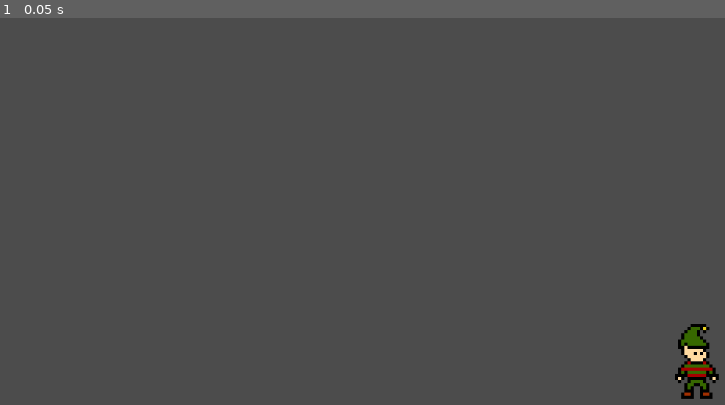
Above: before the commit, frame 1.
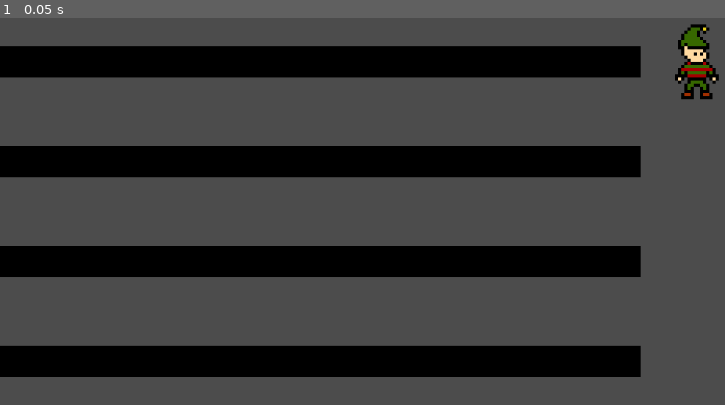
Above: after the commit, the same moment.

Repository: cjrose/Gifter
Game: Godot game, scene res://_scenes/Game.tscn
The game is run twice, just before and just after one commit, with the same random seed, the same clock (stepped at 60 frames per second) and the same inputs.
Inputs:
- Up to frame 1 (0.05 s): no input

The runs differ from the first frame. In frame 1, 30% of the frame differs, in the area x 0-100%, y 1-99%.

Commit message:
add basic table setup and preset player positions

Diff:
--- a/_scenes/Game.tscn
+++ b/_scenes/Game.tscn
@@ -1,14 +1,50 @@
-[gd_scene load_steps=2 format=2]
+[gd_scene load_steps=3 format=2]
 
 [ext_resource path="res://_scenes/Player.tscn" type="PackedScene" id=1]
+[ext_resource path="res://_scenes/Table.tscn" type="PackedScene" id=2]
 
 [node name="Game" type="Node2D"]
 
 [node name="Camera2D" type="Camera2D" parent="."]
+scale = Vector2( 0.25, 0.25 )
 anchor_mode = 0
 current = true
 zoom = Vector2( 0.25, 0.25 )
 process_mode = 0
 
 [node name="Character" parent="." instance=ExtResource( 1 )]
+position = Vector2( 224, 32 )
+
+[node name="Tables" type="Node2D" parent="."]
+editor/display_folded = true
+
+[node name="Table_1" parent="Tables" instance=ExtResource( 2 )]
+position = Vector2( 80, 128 )
+
+[node name="Table_2" parent="Tables" instance=ExtResource( 2 )]
+position = Vector2( 80, 96 )
+
+[node name="Table_3" parent="Tables" instance=ExtResource( 2 )]
+position = Vector2( 80, 64 )
+
+[node name="Table_4" parent="Tables" instance=ExtResource( 2 )]
+position = Vector2( 80, 32 )
+
+[node name="PlayerPositions" type="Node2D" parent="."]
+editor/display_folded = true
+__meta__ = {
+"_edit_group_": true,
+"_edit_lock_": true
+}
+
+[node name="pos1" type="Node2D" parent="PlayerPositions"]
+position = Vector2( 224, 32 )
+
+[node name="pos2" type="Node2D" parent="PlayerPositions"]
+position = Vector2( 224, 64 )
+
+[node name="pos3" type="Node2D" parent="PlayerPositions"]
+position = Vector2( 224, 96 )
+
+[node name="pos4" type="Node2D" parent="PlayerPositions"]
 position = Vector2( 224, 128 )
--- /dev/null
+++ b/_scenes/Table.tscn
@@ -0,0 +1,15 @@
+[gd_scene load_steps=3 format=2]
+
+[ext_resource path="res://sprites/table.png" type="Texture" id=1]
+
+[sub_resource type="RectangleShape2D" id=1]
+extents = Vector2( 125, 5 )
+
+[node name="StaticBody2D" type="StaticBody2D"]
+
+[node name="Sprite" type="Sprite" parent="."]
+scale = Vector2( 2.5, 0.1 )
+texture = ExtResource( 1 )
+
+[node name="CollisionShape2D" type="CollisionShape2D" parent="."]
+shape = SubResource( 1 )
Binary file added: sprites/present.png
Not shown, added: sprites/present.png.import
Binary file added: sprites/table.png
Not shown, added: sprites/table.png.import
